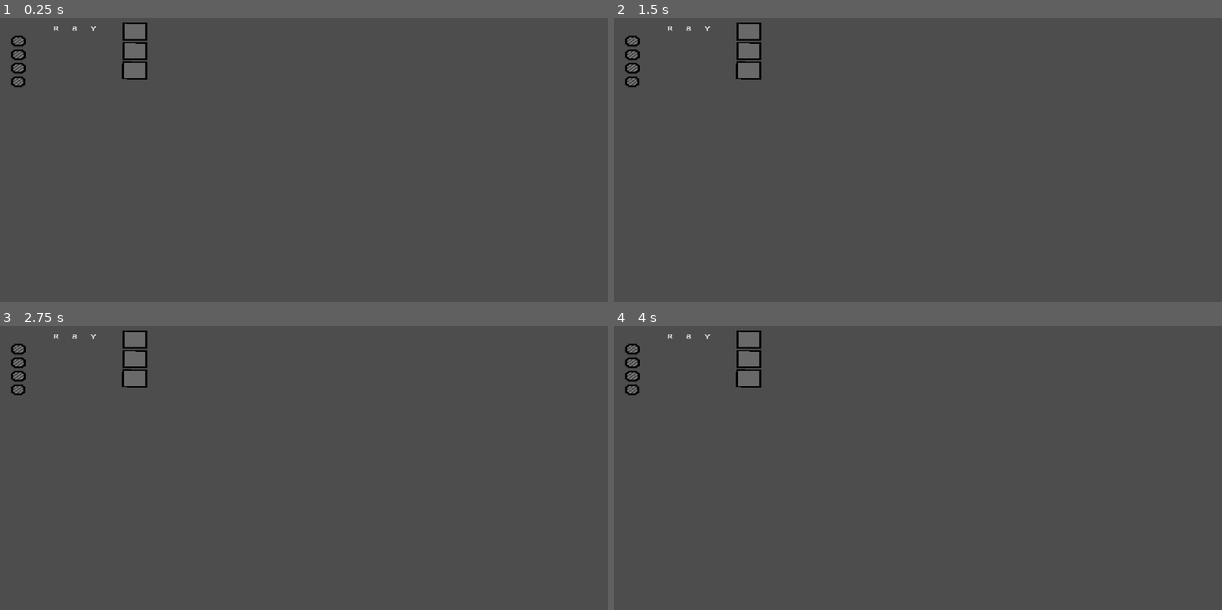
Above: before the commit, frames 1-4 (two rows, left to right).
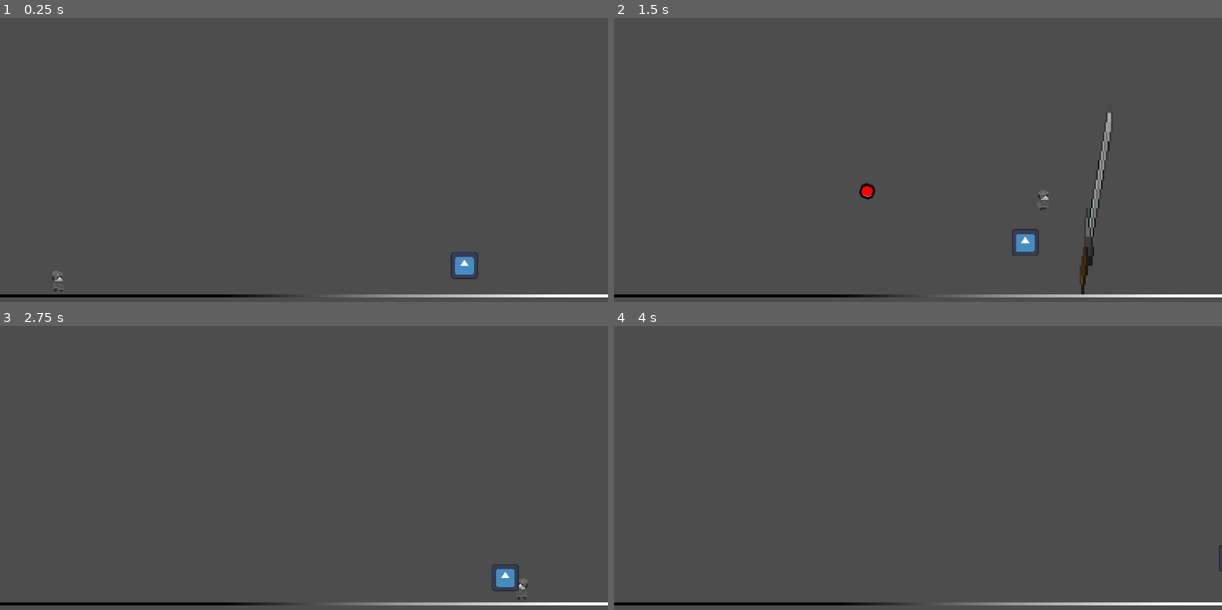
Above: after the commit, the same moments.

Repository: HimeWoo/untitled-paint-game
Game: Godot game, scene res://scenes/enemy_test.tscn
The game is run twice, just before and just after one commit, with the same random seed, the same clock (stepped at 60 frames per second) and the same inputs. Before the commit the project starts from res://scenes/item_test.tscn. The engine's default icon, where the game draws it, is replaced by a stand-in: a white triangle on a blue panel in a dark square.
Inputs (mouse positions are in pixels of both pictures, inside the frame that each line leads up to):
- Up to frame 1 (0.25 s): no input
- Up to frame 2 (1.5 s): tap Enter (ui_accept) at 0.5 s; move the mouse to (1051, 168) at 0.52 s; hold Right (ui_right) from 0.53 s (still down); tap Shift (dash) at 0.6 s; click (1051, 168) at 0.67 s; tap Space (jump) at 0.77 s; move the mouse to (796, 202) at 1.27 s; tap J (melee_attack) at 1.35 s
- Up to frame 3 (2.75 s): tap Space (jump) at 1.52 s; move the mouse to (364, 416) at 2.02 s; release Right (ui_right) at 2.03 s; hold Left (ui_left) from 2.03 s (still down); tap E (shoot) at 2.1 s
- Up to frame 4 (4 s): move the mouse to (887, 561) at 2.77 s; release Left (ui_left) at 2.78 s; hold Right (ui_right) from 2.78 s (still down); tap 1 at 2.85 s; click (887, 561) at 2.92 s; tap Space (jump) at 3.02, 3.77 s; move the mouse to (1100, 544) at 3.52 s; tap Shift (dash) at 3.6 s

The runs differ from the first frame. In frame 1, 2.3% of the frame differs, in the area x 0-100%, y 1-99%; in frame 2, 3.2%; in frame 3, 2.3%; in frame 4, 2.0%.
Error before the commit: Parse Error: Variable "sprite" has the same name as a previously declared variable. (res://scripts/player.gd:32)

Commit message:
fix: player tscn fixed for enemy logic changes

Diff:
--- a/untitled-paint-game/project.godot
+++ b/untitled-paint-game/project.godot
@@ -11,7 +11,7 @@
 [application]
 
 config/name="untitled-paint-game"
-run/main_scene="uid://5j7165prjd2j"
+run/main_scene="uid://b1vgr7173bgoq"
 config/features=PackedStringArray("4.5", "GL Compatibility")
 config/icon="res://assets/icon.svg"
 
--- a/untitled-paint-game/scenes/player.tscn
+++ b/untitled-paint-game/scenes/player.tscn
@@ -105,8 +105,5 @@
 position = Vector2(-0.5, 0)
 shape = SubResource("RectangleShape2D_g2els")
 
-[node name="Sprite2D" type="Sprite2D" parent="."]
-texture = ExtResource("2_g2els")
-
 [node name="ProjectileSpawn" type="Marker2D" parent="."]
 position = Vector2(20, 0)
--- a/untitled-paint-game/scripts/player.gd
+++ b/untitled-paint-game/scripts/player.gd
@@ -1,6 +1,6 @@
 extends CharacterBody2D
 
-@onready var sprite: Sprite2D = $Sprite2D
+#@onready var sprite: Sprite2D = $Sprite2D
 @export var projectile_scene: PackedScene = preload("res://scenes/PlayerProjectile.tscn")
 @export var shoot_cooldown: float = 0.25
 var can_shoot := true
@@ -196,8 +196,6 @@
 
 	var target_anim := "walk" if is_moving else "idle"
 
-	# Add this print line! If your Output log goes crazy switching
-	# between idle/walk, you know this is the problem.
 	if sprite.animation != target_anim:
-		print("Switching animation to: ", target_anim)
+		#print("Switching animation to: ", target_anim)
 		sprite.play(target_anim)
